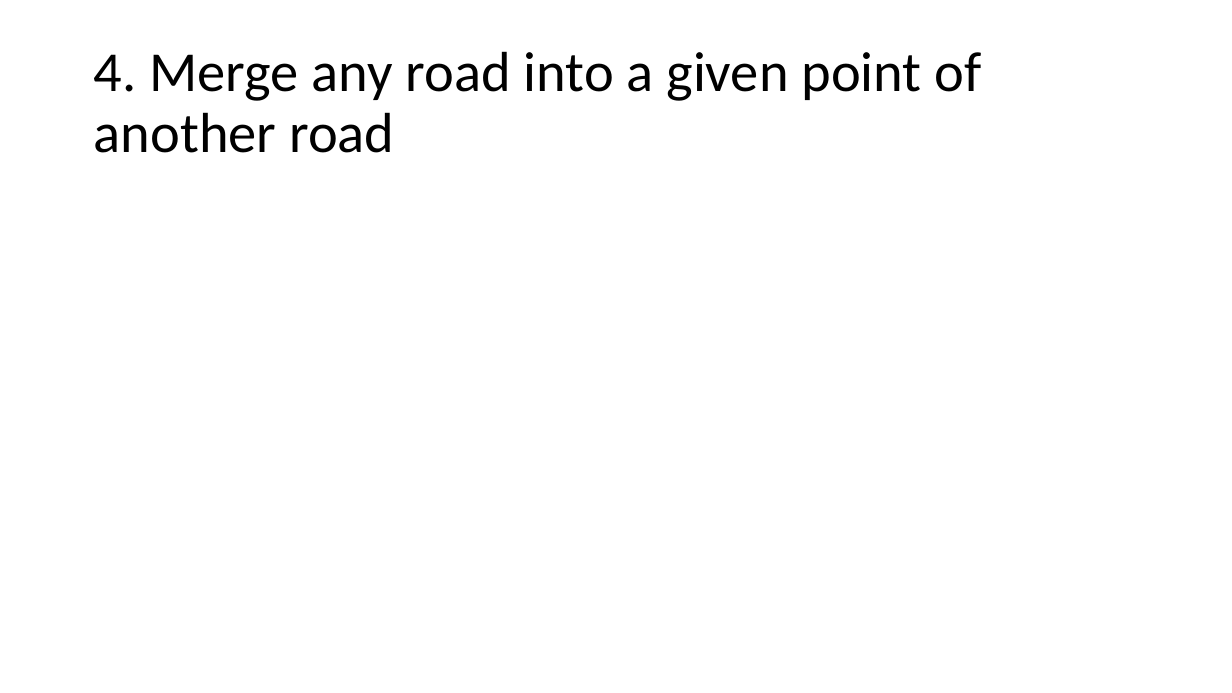
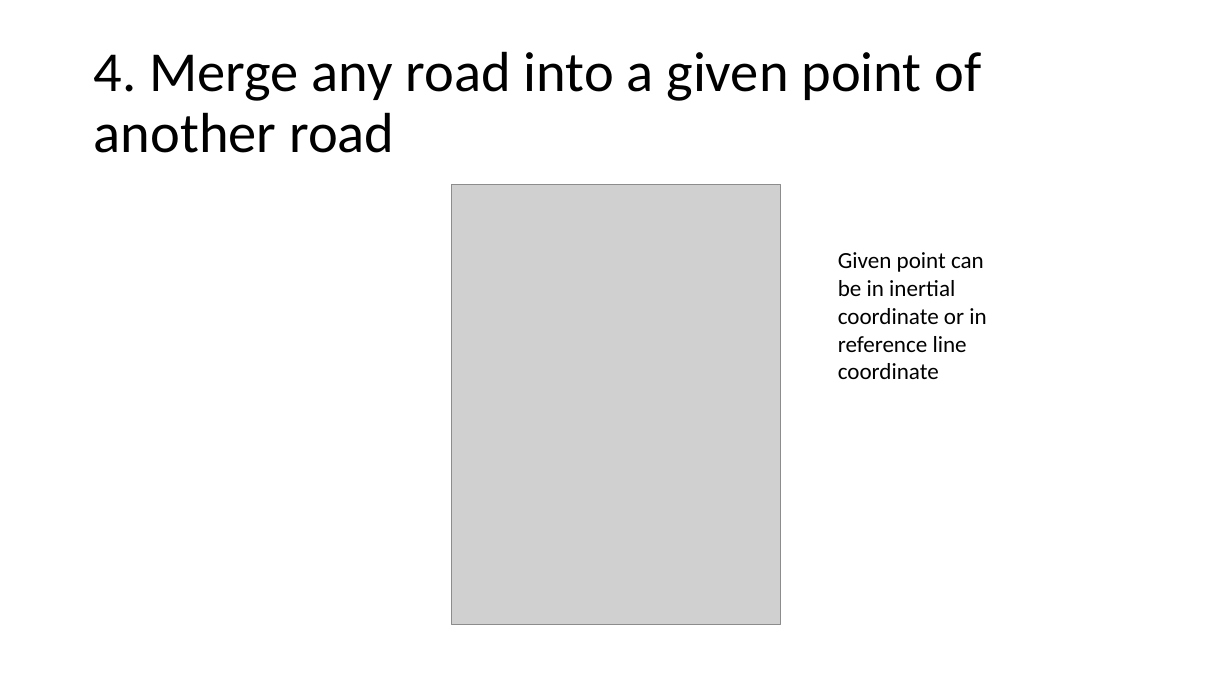
Before and after one commit to AugmentedDesignLab/junction-art, a slide deck: slide 6 of plan/challenges.pptx (slide 5 before the commit). Drawn at 1232x693 pixels with LibreOffice and Linux fonts; fonts in the diff are those of the drawing; grey boxes stand for pictures. Boxes give left, top, right and bottom in pixels: in the first picture for what was removed or moved away, otherwise in the second. Text is boxed around its words. In the diff, an @@ line names an element or a change of style, - is before the commit and + after.

```diff
--- a/plan/challenges.pptx
+++ b/plan/challenges.pptx
@@ picture added at bbox=[451, 185, 781, 625] @@
@@ text added at bbox=[838, 252, 986, 379], 18 pt, text #000000 @@
+Given point can be in inertial coordinate or in reference line coordinate
```
Also in this commit, not shown: 6 other slides changed, 3 slides added.
